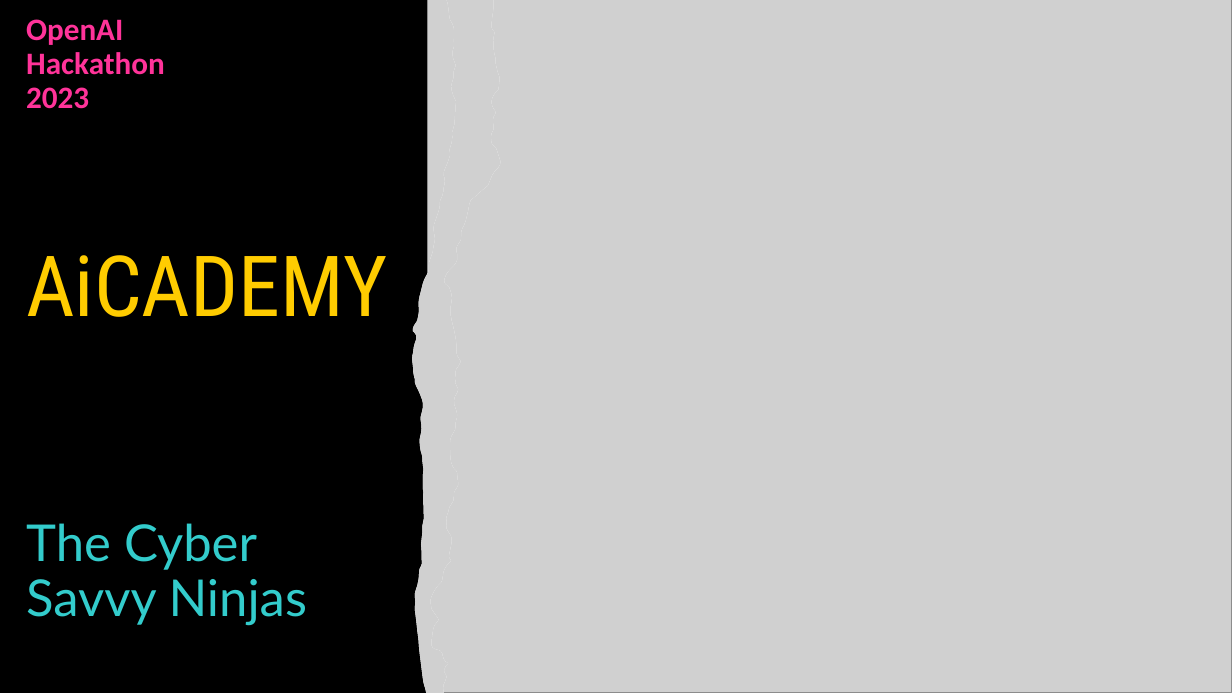
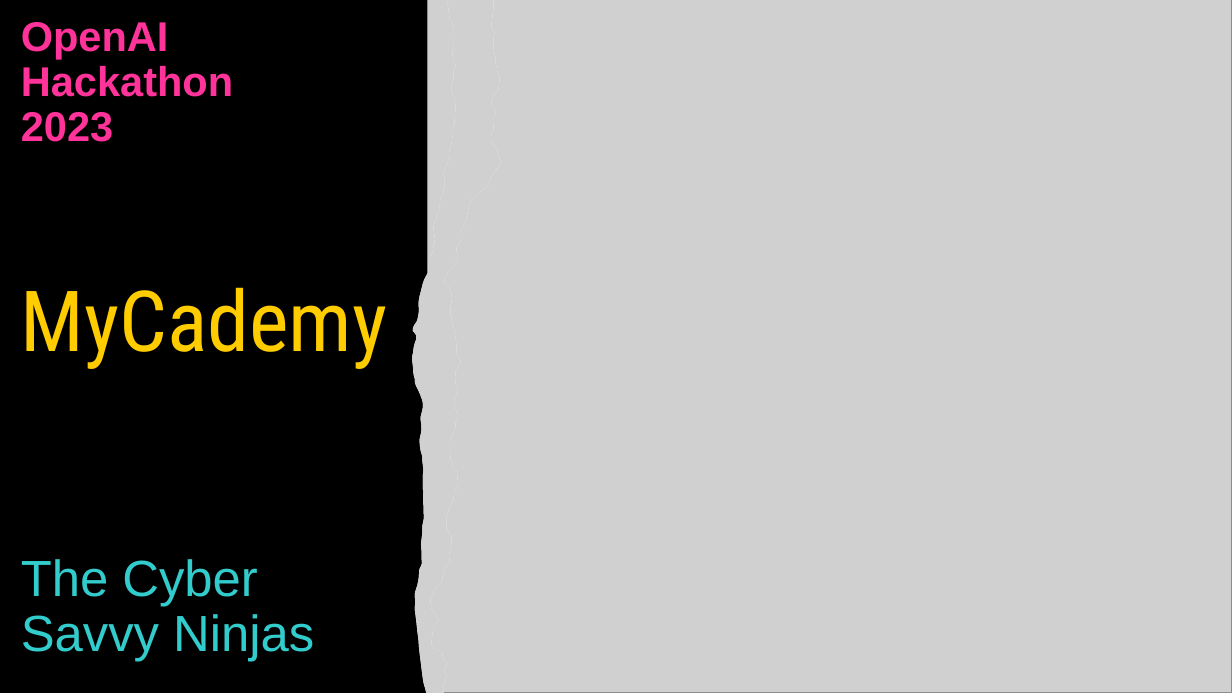
Before and after one commit to Adibvafa/MyCademy, a slide deck: slide 1 of Presentation.pptx. Drawn at 1232x693 pixels with LibreOffice and Linux fonts; fonts in the diff are those of the drawing; grey boxes stand for pictures. Boxes give left, top, right and bottom in pixels: in the first picture for what was removed or moved away, otherwise in the second. Text is boxed around its words. In the diff, an @@ line names an element or a change of style, - is before the commit and + after.

```diff
--- a/Presentation.pptx
+++ b/Presentation.pptx
@@ title at <box>21,22,388,662</box>: text changed; size 24.3 to 32.4 pt; font Calibri to Arial @@
-OpenAI
-Hackathon
-2023
-AiCADEMY
-The Cyber
-Savvy Ninjas
+OpenAI
+Hackathon
+2023
+MyCademy
+The Cyber
+Savvy Ninjas
```
Also in this commit, not shown: 7 other slides changed, 4 other files.
